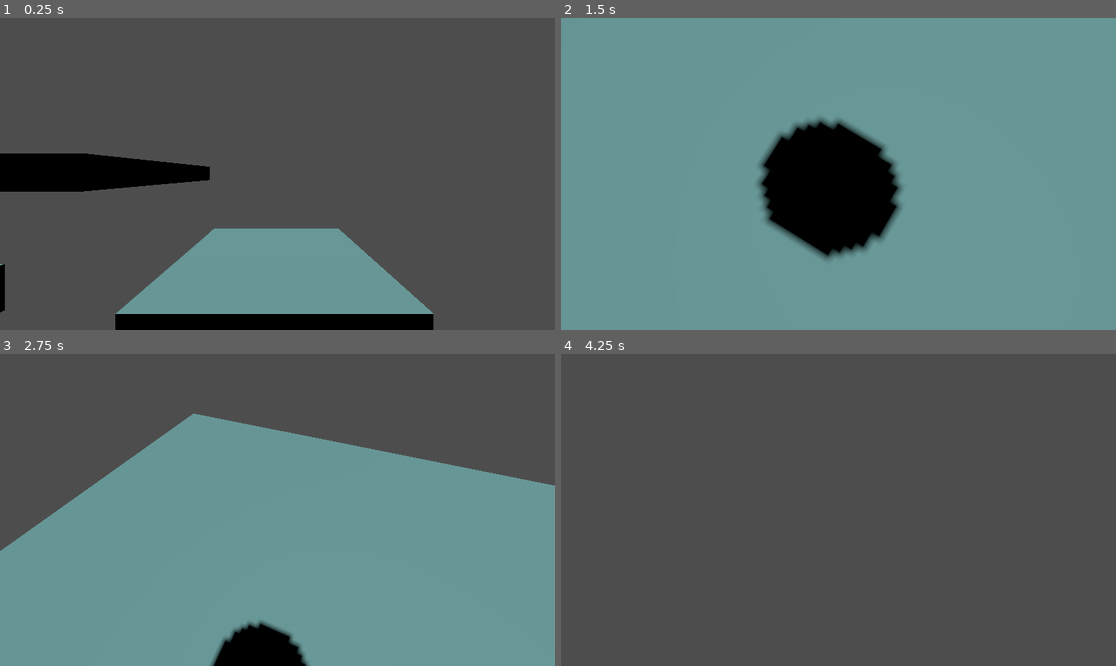
Above: before the commit, frames 1-4 (two rows, left to right).
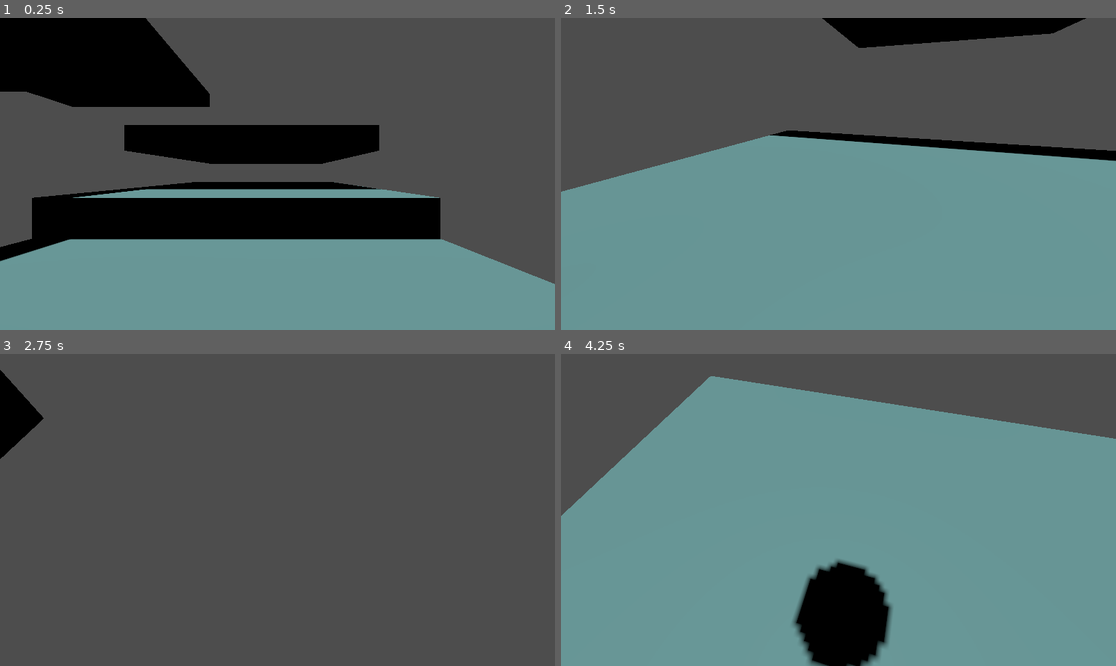
Above: after the commit, the same moments.

Repository: cogames-gaming/3d-platformer-template
Game: Godot game, scene res://scene/world.tscn
Two runs of this game, one before a commit and one after it. Both use one fixed random seed, a clock stepped at 60 frames per second and the inputs below. Before the commit the project starts from res://src/world.tscn.
Inputs (mouse positions are in pixels of both pictures, inside the frame that each line leads up to):
- Up to frame 1 (0.25 s): no input
- Up to frame 2 (1.5 s): tap Enter (ui_accept) at 0.5, 0.77 s; move the mouse to (960, 158) at 0.52 s; hold Right (ui_right) 0.53-1.28 s; tap Ctrl (crouch, bound only after the commit) at 0.6, 1.35 s; move the mouse to (727, 189) at 1.27 s; hold Down (ui_down) from 1.28 s (still down)
- Up to frame 3 (2.75 s): tap Enter (ui_accept) at 1.52 s; move the mouse to (333, 441) at 2.02 s; release Down (ui_down) at 2.03 s; hold Right (ui_right) from 2.03 s (still down); tap Ctrl (crouch, bound only after the commit) at 2.1 s
- Up to frame 4 (4.25 s): move the mouse to (810, 572) at 2.77 s; release Right (ui_right) at 2.78 s; hold Up (ui_up) 2.78-3.53 s; tap Ctrl (crouch, bound only after the commit) at 2.85, 3.6 s; tap Enter (ui_accept) at 3.02, 3.77 s; move the mouse to (1005, 556) at 3.52 s; hold Left (ui_left) from 3.53 s (still down)

The runs differ from the first frame. In frame 1, 47% of the frame differs, in the area x 0-100%, y 0-100%; in frame 2, 51%; in frame 3, 67%; in frame 4, 79%, in the area x 0-100%, y 7-100%.

Commit message:
Crouch
added crouch
edited world scene to conform crouch worked
decreased jump height by increasing gravity

Diff:
--- a/project.godot
+++ b/project.godot
@@ -43,3 +43,8 @@
 "events": [Object(InputEventKey,"resource_local_to_scene":false,"resource_name":"","device":0,"window_id":0,"alt_presse …(194 unchanged characters)…
 ]
 }
+crouch={
+"deadzone": 0.2,
+"events": [Object(InputEventKey,"resource_local_to_scene":false,"resource_name":"","device":-1,"window_id":0,"alt_pressed":false,"shift_pressed":false,"ctrl_pressed":false,"meta_pressed":false,"pressed":false,"keycode":0,"physical_keycode":4194326,"key_label":0,"unicode":0,"location":0,"echo":false,"script":null)
+]
+}
--- a/src/player.tscn
+++ b/scene/player.tscn
@@ -1,6 +1,6 @@
 [gd_scene load_steps=4 format=3 uid="uid://gqsa4as6asj3"]
 
-[ext_resource type="Script" uid="uid://dct612di3qqfs" path="res://player.gd" id="1_lowyb"]
+[ext_resource type="Script" uid="uid://dct612di3qqfs" path="res://script/player.gd" id="1_lowyb"]
 
 [sub_resource type="CapsuleShape3D" id="CapsuleShape3D_gmfve"]
 
--- a/src/world.tscn
+++ b/scene/world.tscn
@@ -1,25 +1,28 @@
 [gd_scene load_steps=3 format=3 uid="uid://ddy3d3ccwlhst"]
 
-[ext_resource type="PackedScene" uid="uid://h2epcp7maugu" path="res://src/platform.tscn" id="1_xlegt"]
-[ext_resource type="PackedScene" uid="uid://gqsa4as6asj3" path="res://src/player.tscn" id="2_0qwtu"]
+[ext_resource type="PackedScene" uid="uid://h2epcp7maugu" path="res://scene/platform.tscn" id="1_xlegt"]
+[ext_resource type="PackedScene" uid="uid://gqsa4as6asj3" path="res://scene/player.tscn" id="2_0qwtu"]
 
 [node name="World" type="Node3D"]
 transform = Transform3D(1, 0, 0, 0, 1, 0, 0, 0, 1, 0.0995522, 1.32111, 0.588984)
 
 [node name="platform" parent="." instance=ExtResource("1_xlegt")]
-transform = Transform3D(1, 0, 0, 0, 1, 0, 0, 0, 1, -0.0412422, 0, -0.215711)
+transform = Transform3D(1, 0, 0, 0, 1, 0, 0, 0, 1, -1, 0, -1)
 
 [node name="platform2" parent="." instance=ExtResource("1_xlegt")]
-transform = Transform3D(1, 0, 0, 0, 1, 0, 0, 0, 1, -0.0824845, 2.5865, -11.4065)
+transform = Transform3D(1, 0, 0, 0, 1, 0, 0, 0, 1, -1, 1, -10)
 
 [node name="platform3" parent="." instance=ExtResource("1_xlegt")]
-transform = Transform3D(1, 0, 0, 0, 1, 0, 0, 0, 1, -10.8803, 5.03323, 0.588722)
+transform = Transform3D(1, 0, 0, 0, 1, 0, 0, 0, 1, -10, 5, -1)
 
 [node name="platform4" parent="." instance=ExtResource("1_xlegt")]
-transform = Transform3D(1, 0, 0, 0, 1, 0, 0, 0, 1, -10.0934, 7.51641, -10.3572)
+transform = Transform3D(1, 0, 0, 0, 1, 0, 0, 0, 1, -10, 7.5, -10)
+
+[node name="platform5" parent="." instance=ExtResource("1_xlegt")]
+transform = Transform3D(1, 0, 0, 0, 1, 0, 0, 0, 1, -1, 3.5, -13)
 
 [node name="Player" parent="." instance=ExtResource("2_0qwtu")]
-transform = Transform3D(1, 0, 0, 0, 1, 0, 0, 0, 1, 0.00966156, 7.17702, 0.0154999)
+transform = Transform3D(1, 0, 0, 0, 1, 0, 0, 0, 1, 0.00966156, 1.91128, 0.0154999)
 
 [node name="DirectionalLight3D" type="DirectionalLight3D" parent="."]
 transform = Transform3D(1, 0, 0, 0, -0.094925, 0.995484, 0, -0.995484, -0.094925, -5.4579, 17.1366, -15.7963)
--- a/player.gd
+++ b/script/player.gd
@@ -1,5 +1,4 @@
 extends CharacterBody3D
-
 
 const SPEED = 5.0
 const JUMP_VELOCITY = 7
@@ -9,19 +8,28 @@
 var camra_sence = 50
 
 var CapMouse = false
+var Crouch = false
 
 
 func _physics_process(delta: float) -> void:
+	#crouch
+	if Input.is_action_just_pressed("crouch"):
+		Crouch = !Crouch
+		if Crouch:
+			var tween := get_tree().create_tween()
+			tween.tween_property(self,"scale:y",0.6 , 0.5)
+		else:
+			var tween := get_tree().create_tween()
+			tween.tween_property(self,"scale:y",1 , 0.5)
 	# Add the gravity.
 	if not is_on_floor():
-		velocity += get_gravity() * delta
+		velocity += get_gravity() * delta * 2
 
 	# Handle jump.
 	if Input.is_action_just_pressed("ui_accept") and is_on_floor():
 		velocity.y = JUMP_VELOCITY
 
 	# Get the input direction and handle the movement/deceleration.
-	# As good practice, you should replace UI actions with custom gameplay actions.
 	var input_dir := Input.get_vector("left", "right", "up", "down")
 	var direction := (transform.basis * Vector3(input_dir.x, 0, input_dir.y)).normalized()
 	if direction:
@@ -30,7 +38,7 @@
 	else:
 		velocity.x = move_toward(velocity.x, 0, SPEED)
 		velocity.z = move_toward(velocity.z, 0, SPEED)
-
+		#lock mouse to scene
 		if Input.is_action_just_pressed("Pause"):
 			CapMouse = !CapMouse
 
@@ -45,10 +53,8 @@
 
 func _input(event: InputEvent):
 	if event is InputEventMouseMotion: look_dir = event.relative * 0.01
-
+	#camra movement
 func _rotate_camra(delta: float, sence_mod:float = 1.0):
-	var input = Input.get_vector("ui_left","ui_right","ui_up","ui_down")
-	look_dir += input
 	rotation.y -= look_dir.x * camra_sence * delta
 	camra.rotation.x = clamp(camra.rotation.x - look_dir.y * camra_sence * sence_mod * delta, -1.5, 1.5)
 	look_dir = Vector2.ZERO
Renamed: src/platform.tscn -> scene/platform.tscn
Renamed: player.gd.uid -> script/player.gd.uid
